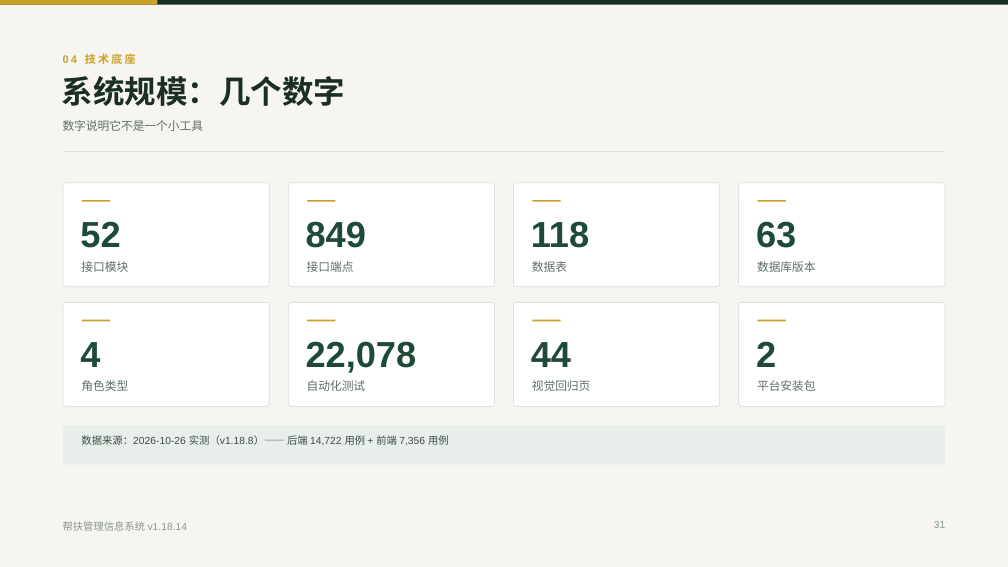
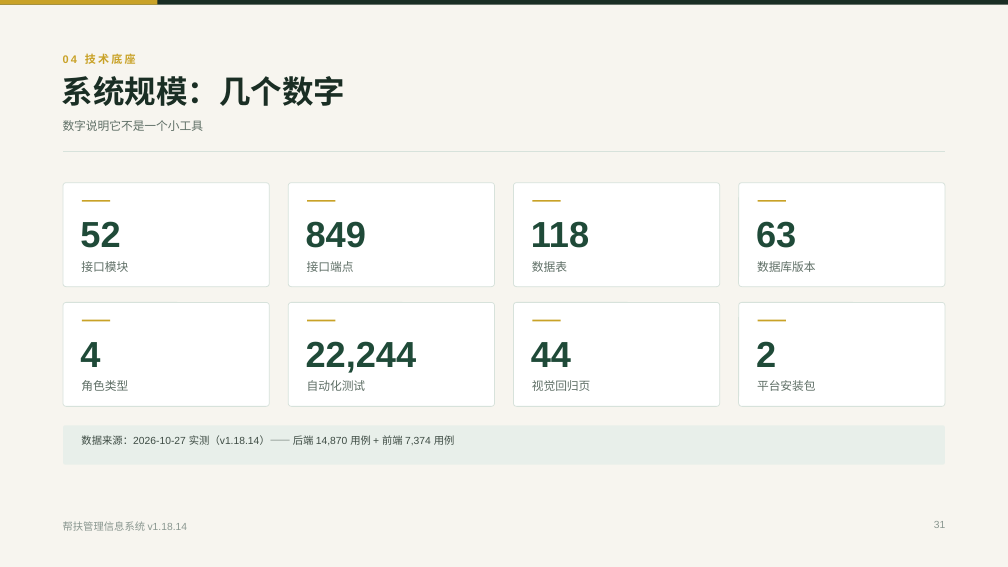
Before and after one commit to lzh745200/MRRS, a slide deck: slide 31 of docs/帮扶管理信息系统介绍-零基础版.pptx. Drawn at 1008x567 pixels with LibreOffice and Linux fonts; fonts in the diff are those of the drawing. Boxes give left, top, right and bottom in pixels: in the first picture for what was removed or moved away, otherwise in the second. Text is boxed around its words. In the diff, an @@ line names an element or a change of style, - is before the commit and + after.

```diff
--- a/docs/帮扶管理信息系统介绍-零基础版.pptx
+++ b/docs/帮扶管理信息系统介绍-零基础版.pptx
@@ text at box(306, 341, 417, 373): text changed @@
-22,078
+22,244
@@ text at box(81, 435, 455, 445): text changed @@
-数据来源：2026-10-26 实测（v1.18.8）—— 后端 14,722 用例 + 前端 7,356 用例
+数据来源：2026-10-27 实测（v1.18.14）—— 后端 14,870 用例 + 前端 7,374 用例
```
Also in this commit, not shown: 3 other slides changed, 5 other files.
